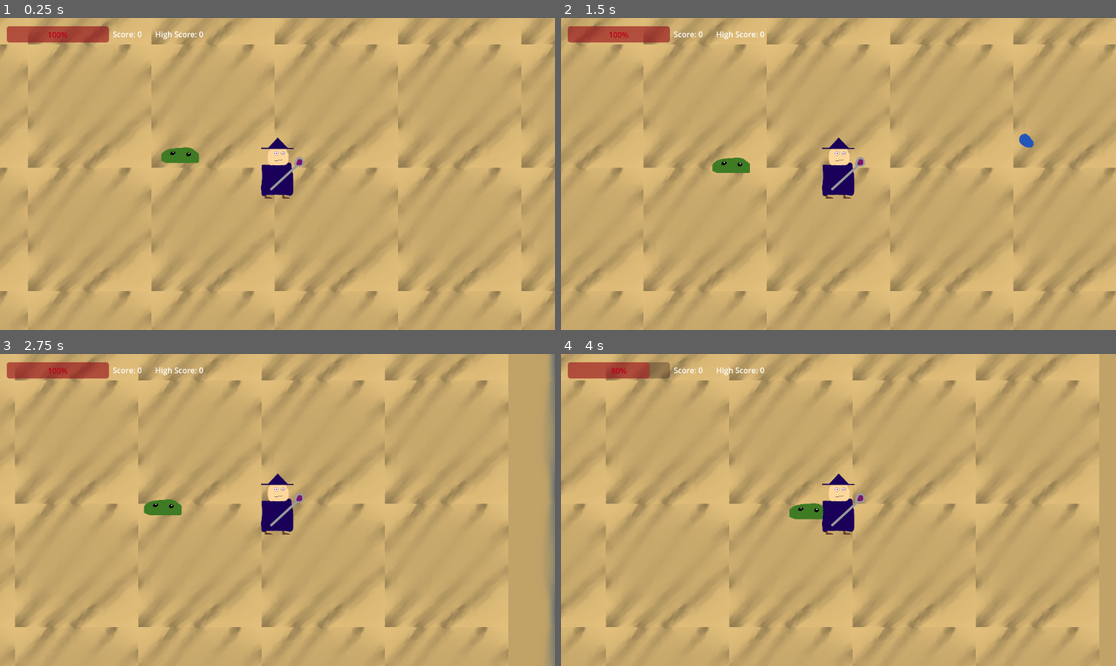
Above: before the commit, frames 1-4 (two rows, left to right).
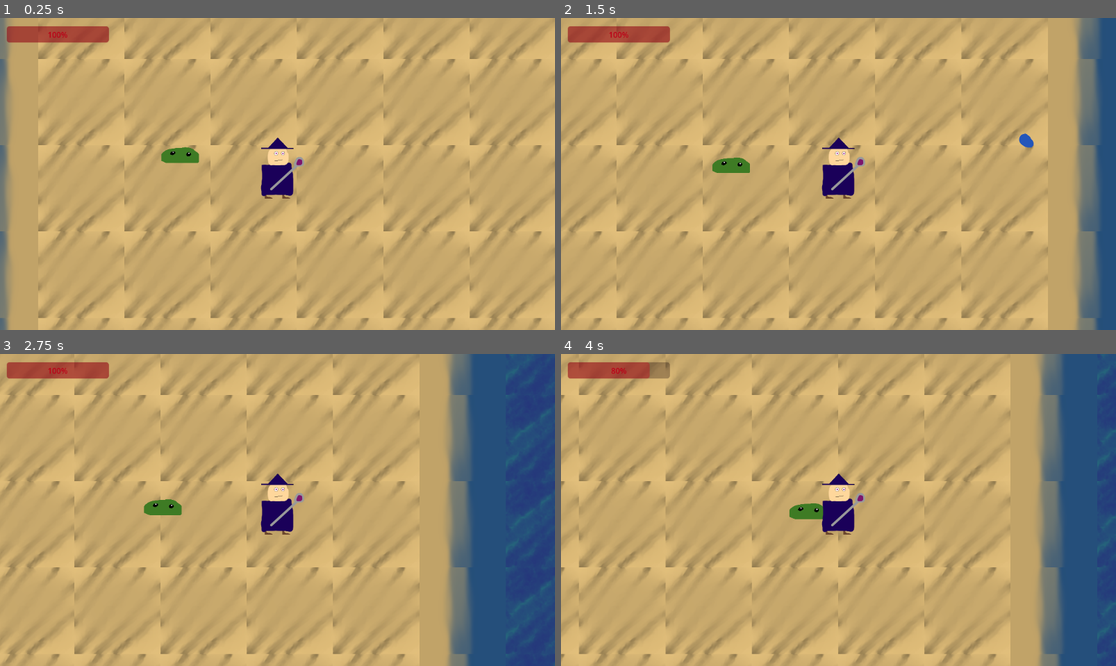
Above: after the commit, the same moments.

Repository: nuaht1/Eksamens-Projekt
Game: Godot game, scene res://node_2d.tscn
Same seed, same stepped clock (60 frames per second), same inputs: the game is played once before the commit and once after it. This scene is started directly instead of the project's main scene.
Inputs (mouse positions are in pixels of both pictures, inside the frame that each line leads up to):
- Up to frame 1 (0.25 s): no input
- Up to frame 2 (1.5 s): tap Enter at 0.5 s; move the mouse to (960, 158) at 0.52 s; hold Right (ui_right) 0.53-1.25 s; tap F (enter_portal) at 0.6 s; click (960, 158) at 0.67 s; drag from (727, 189) to (971, 149) at 1.27 s
- Up to frame 3 (2.75 s): move the mouse to (333, 441) at 2.02 s; hold Right (ui_right) from 2.03 s (still down); tap F (enter_portal) at 2.1 s
- Up to frame 4 (4 s): release Right (ui_right) at 2.75 s; drag from (810, 572) to (672, 463) at 2.77 s; move the mouse to (1005, 556) at 3.52 s; hold Left (ui_left) from 3.53 s (still down); tap F (enter_portal) at 3.6 s

The runs differ from the first frame. In frame 1, 22% of the frame differs, in the area x 0-100%, y 0-100%; in frame 2, 24%; in frame 3, 34%; in frame 4, 30%.
Error after the commit: Parse Error: Unexpected "?" in source. If you want a ternary operator, use "truthy_value if true_condition else falsy_value". (res://ScoreManager.gd:22)

Commit message:
Database forsøg

Diff:
--- a/eksamens-projekt/ScoreManager.gd
+++ b/eksamens-projekt/ScoreManager.gd
@@ -1,43 +1,36 @@
 extends Node
 
-# signal declarations
+const SQLite = preload("res://addons/godot-sqlite/godot-sqlite.gd")
+
 signal score_changed(new_score: int)
 signal high_score_changed(new_high_score: int)
 
+var db
 var current_score: int = 0
-var high_score:    int = 0
+var high_score:   int = 0
 
 func _ready() -> void:
-	_load_high_score()
+	# open (or create) the database file
+	db = SQLite.new()
+	db.open("user://highscores.db")
+
+	# create table if missing
+	db.query("CREATE TABLE IF NOT EXISTS scores(key TEXT PRIMARY KEY, value INTEGER);")
+
+	# load high score
+	var rows = db.query("SELECT value FROM scores WHERE key = 'high_score';")
+	high_score = rows.size() > 0 ? int(rows[0]["value"]) : 0
 	emit_signal("high_score_changed", high_score)
 
 func add_score(points: int) -> void:
 	current_score += points
 	emit_signal("score_changed", current_score)
+
 	if current_score > high_score:
 		high_score = current_score
 		emit_signal("high_score_changed", high_score)
-		_save_high_score()
+		db.query("INSERT OR REPLACE INTO scores(key, value) VALUES('high_score', %d);" % high_score)
 
 func reset_score() -> void:
 	current_score = 0
 	emit_signal("score_changed", current_score)
-
-# ————————————————
-# Persistence helpers
-# ————————————————
-
-func _save_high_score() -> void:
-	var cfg := ConfigFile.new()
-	cfg.set_value("scores", "high_score", high_score)
-	var err := cfg.save("user://game_data.cfg")
-	if err != OK:
-		push_error("Failed saving high score: %s" % err)
-
-func _load_high_score() -> void:
-	var cfg := ConfigFile.new()
-	if cfg.load("user://game_data.cfg") == OK:
-		# get_value(section, key, default)
-		high_score = int(cfg.get_value("scores", "high_score", 0))
-	else:
-		high_score = 0
--- a/eksamens-projekt/node_2d.tscn
+++ b/eksamens-projekt/node_2d.tscn
@@ -135,14 +135,16 @@
 size = Vector2(46, 53.5)
 
 [sub_resource type="NavigationPolygon" id="NavigationPolygon_0e48y"]
-vertices = PackedVector2Array(636.031, -274.008, 637.961, 355.008, -493.039, 356.977, -495.953, -275.977)
+vertices = PackedVector2Array(559.141, -564.07, 574.844, 468.031, -481.047, 471.961, -486.938, -571.922)
 polygons = Array[PackedInt32Array]([PackedInt32Array(0, 1, 2, 3)])
-outlines = Array[PackedVector2Array]([PackedVector2Array(-506, -286, 646, -284, 648, 365, -503, 367)])
+outlines = Array[PackedVector2Array]([PackedVector2Array(-497, -582, 569, -574, 585, 478, -491, 482)])
 
 [node name="Node2D" type="Node2D"]
 script = ExtResource("1_ir8iy")
 
 [node name="TileMapLayer2" type="TileMapLayer" parent="."]
+position = Vector2(200, 30)
+scale = Vector2(0.7, 0.7)
 tile_map_data = PackedByteArray("AAAAAAAAAAAAAAAAAAABAAAAAAAAAAAAAAACAAAAAAAAAAAAAAADAAAAAAAAAAAAAAAEAAAAAAAAAAAAAAAEAA …(2224 unchanged characters)…
 tile_set = SubResource("TileSet_ir8iy")
 
--- a/eksamens-projekt/project.godot
+++ b/eksamens-projekt/project.godot
@@ -18,6 +18,10 @@
 [autoload]
 
 ScoreManager="*res://ScoreManager.gd"
+
+[editor_plugins]
+
+enabled=PackedStringArray("res://addons/godot-sqlite/plugin.cfg")
 
 [global_group]
 
